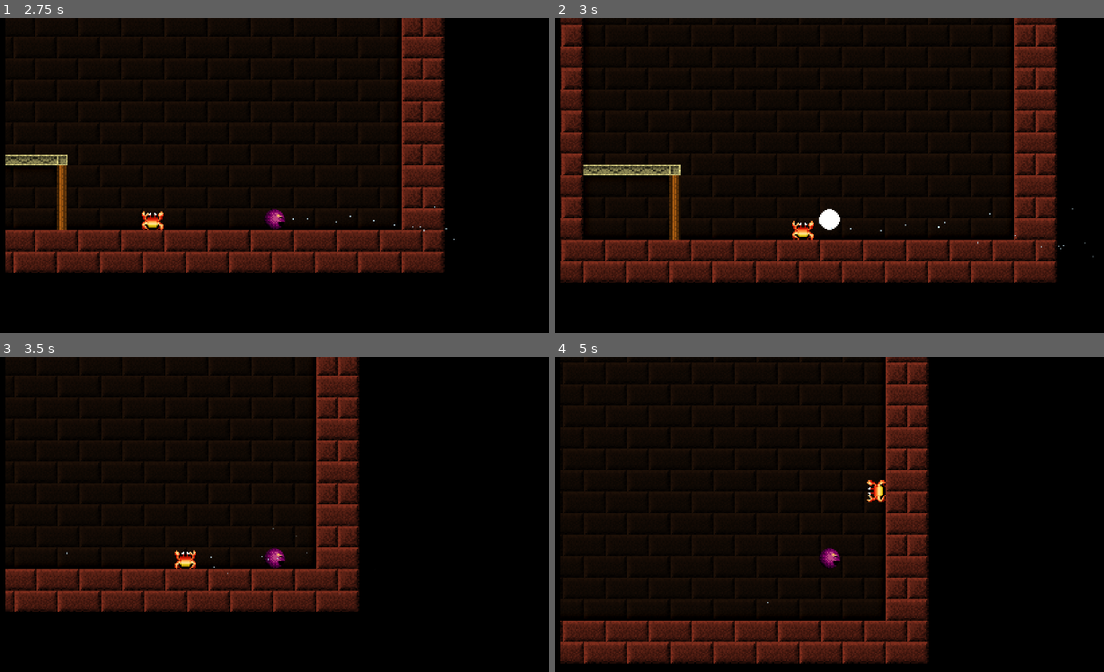
Above: before the commit, frames 1-4 (two rows, left to right).
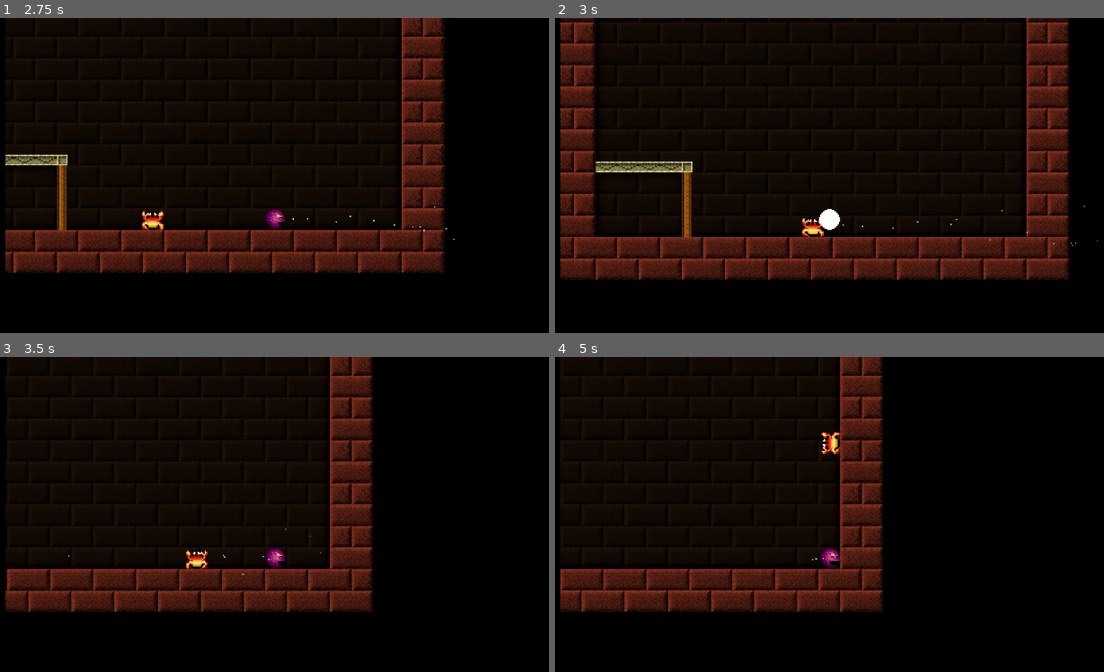
Above: after the commit, the same moments.

Repository: paulguy/Not-Uncrusty-Platformer
Game: Godot game, scene res://game.tscn
Same seed, same stepped clock (60 frames per second), same inputs: the game is played once before the commit and once after it.
Inputs (mouse positions are in pixels of both pictures, inside the frame that each line leads up to):
- Up to frame 1 (2.75 s): move the mouse to (236, 301) at 0.52 s; hold D (move_right) 0.53-2.03 s; click (236, 301) at 0.67 s; tap Space (jump) at 0.77, 1.52 s; move the mouse to (488, 279) at 1.27 s; move the mouse to (60, 159) at 2.02 s; hold A (move_left) from 2.03 s (still down)
- Up to frame 2 (3 s): keep holding A (move_left); move the mouse to (867, 219) at 2.77 s; click (867, 219) at 2.92 s
- Up to frame 3 (3.5 s): keep holding A (move_left); tap Space (jump) at 3.02 s
- Up to frame 4 (5 s): move the mouse to (719, 457) at 3.52 s; tap Space (jump) at 3.77, 4.52 s; move the mouse to (988, 539) at 4.27 s; release A (move_left) at 4.28 s; hold D (move_right) from 4.28 s (still down)

Frame 1 is identical in both runs. In frame 2, 17% of the frame differs, in the area x 0-100%, y 0-85%; in frame 3, 7.2%; in frame 4, 26%, in the area x 0-69%, y 0-98%.

Commit message:
Fixed more weird jumpy behavior.
_physics_process was the better callback to use than _process for
processing the physics (whod'a thought?).  I might've written some
things with assumptions based on _process, so there might be some
regressions but I guess we'll see.  I imagine I'm doing the mob
movement entirely wrong and it's behaving nonlinearly with different
deltas.

Diff:
--- a/crawly_mob.gd
+++ b/crawly_mob.gd
@@ -1,13 +1,4 @@
 extends Mob
-
-# TODO: why does it randomly float up on respawn?
-
-enum MovementDirection {
-	UP,
-	DOWN,
-	LEFT,
-	RIGHT
-}
 
 @export var startDirection : MovementDirection = MovementDirection.RIGHT
 @export var clockwise : bool = true
@@ -109,8 +100,7 @@
 				direction = MovementDirection.UP
 	self.set_sprite()
 
-# Called every frame. 'delta' is the elapsed time since the previous frame.
-func _process(delta):
+func _physics_process(delta):
 	var normal = Vector2.UP
 	var hit_player = false
 	# split velocity so movement is in smaller steps ~1.0 each
--- a/mob.gd
+++ b/mob.gd
@@ -1,5 +1,12 @@
 class_name Mob
 extends CharacterBody2D
+
+enum MovementDirection {
+	UP,
+	DOWN,
+	LEFT,
+	RIGHT
+}
 
 @export var health : int = 0
 
@@ -24,3 +31,26 @@
 	if not area.onscreen:
 		area.remove_child(self)
 		deactivate()
+
+func _ready():
+	pass
+
+var _dirVectDict = {
+	MovementDirection.UP: Vector2.UP,
+	MovementDirection.DOWN: Vector2.DOWN,
+	MovementDirection.LEFT: Vector2.LEFT,
+	MovementDirection.RIGHT: Vector2.RIGHT
+}
+
+func dir_to_vec(dir : MovementDirection) -> Vector2:
+	return _dirVectDict[dir]
+
+var _dirOppDict = {
+	MovementDirection.UP: MovementDirection.DOWN,
+	MovementDirection.DOWN: MovementDirection.UP,
+	MovementDirection.LEFT: MovementDirection.RIGHT,
+	MovementDirection.RIGHT: MovementDirection.LEFT
+}
+
+func opp_dir(dir : MovementDirection) -> MovementDirection:
+	return _dirOppDict[dir]
